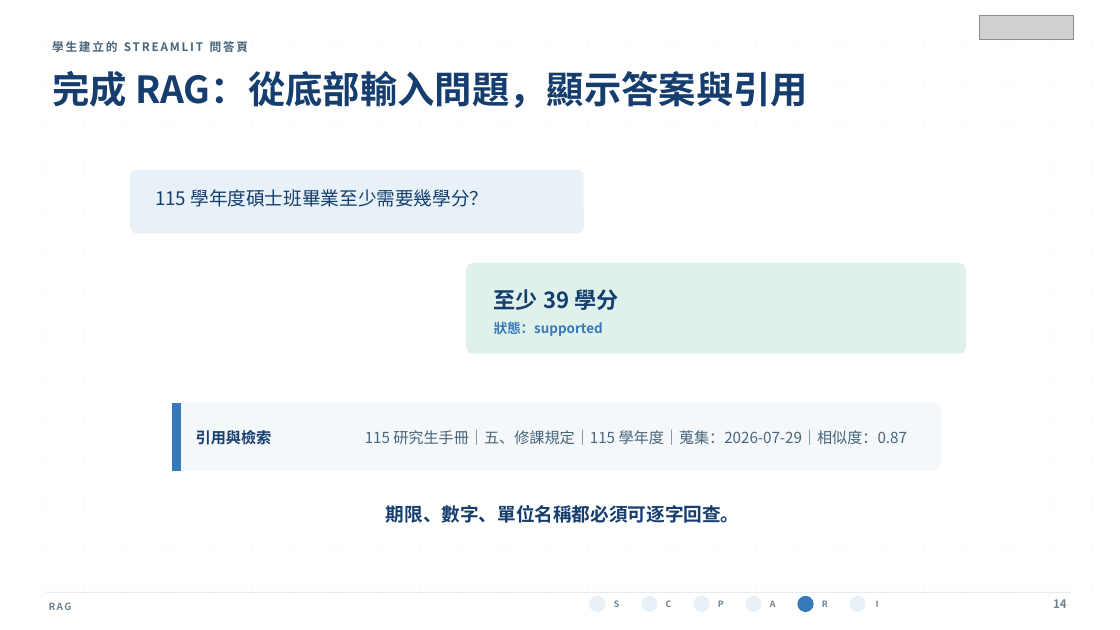
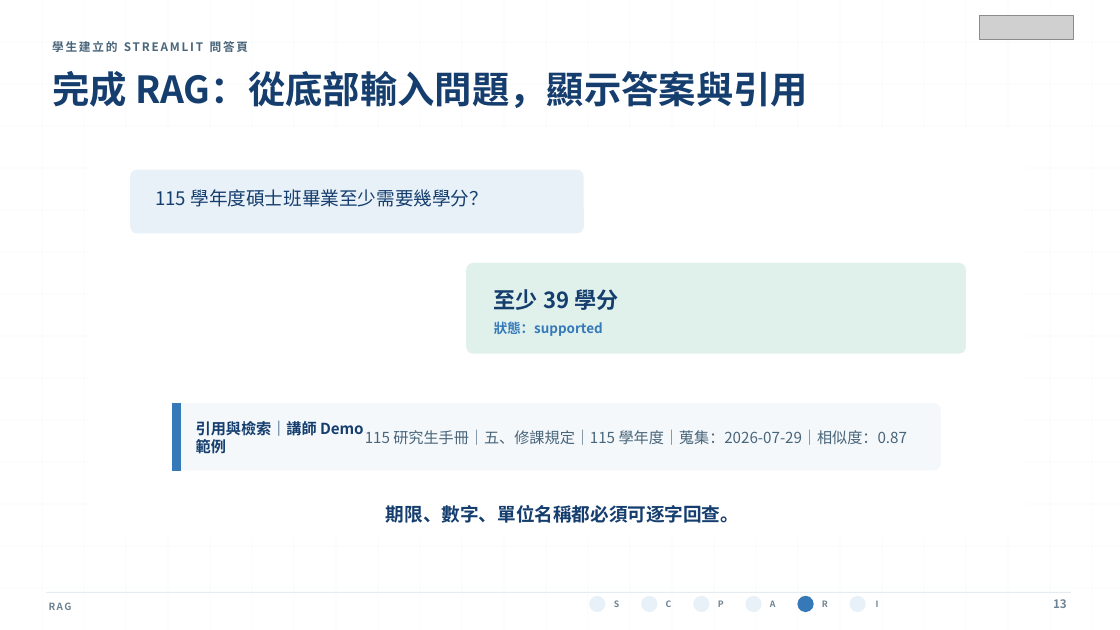
Before and after one commit to MEDA-TW/20260803-Workshop, a slide deck: slide 13 of course/day-03/instructor/slides/day-03-generative-ai-text-analysis.pptx (slide 14 before the commit). Drawn at 1120x630 pixels with LibreOffice and Linux fonts; fonts in the diff are those of the drawing; grey boxes stand for pictures. Boxes give left, top, right and bottom in pixels: in the first picture for what was removed or moved away, otherwise in the second. Text is boxed around its words. In the diff, an @@ line names an element or a change of style, - is before the commit and + after.

```diff
--- a/course/day-03/instructor/slides/day-03-generative-ai-text-analysis.pptx
+++ b/course/day-03/instructor/slides/day-03-generative-ai-text-analysis.pptx
@@ text at (x1=196, y1=421, x2=364, y2=457): text changed @@
-引用與檢索
+引用與檢索｜講師 Demo 範例
@@ text at (x1=1053, y1=599, x2=1067, y2=608): text changed @@
-14
+13
```
Also in this commit, not shown: 12 other slides changed, 1 slide added, 2 slides removed, 51 other files.
